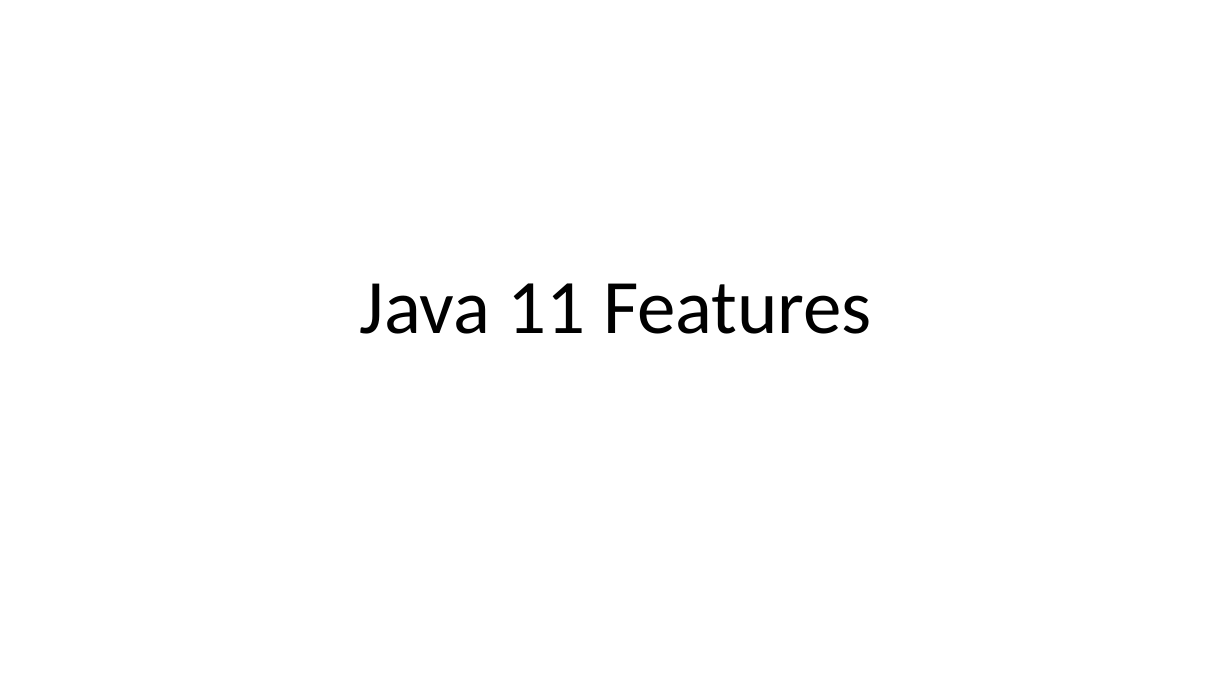
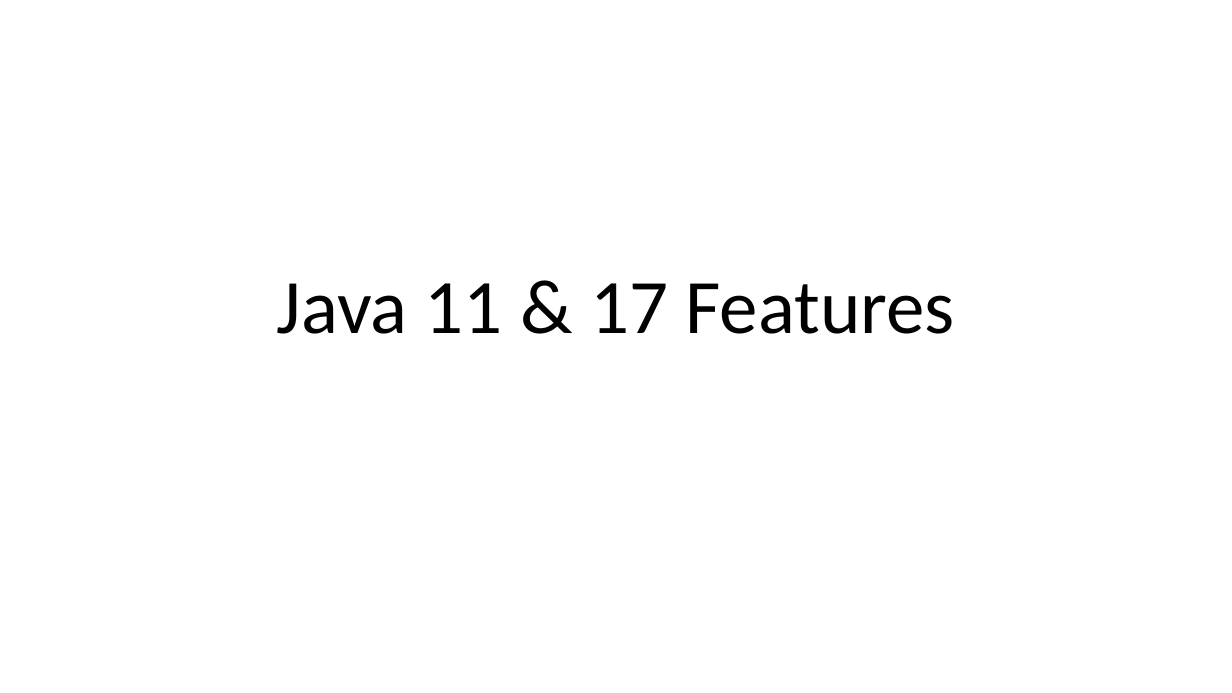
Before and after one commit to techelly/gladvancejavatraining, a slide deck: slide 1 of content/Java 11 Features.pptx. Drawn at 1232x693 pixels with LibreOffice and Linux fonts; fonts in the diff are those of the drawing. Boxes give left, top, right and bottom in pixels: in the first picture for what was removed or moved away, otherwise in the second. Text is boxed around its words. In the diff, an @@ line names an element or a change of style, - is before the commit and + after.

```diff
--- a/content/Java 11 Features.pptx
+++ b/content/Java 11 Features.pptx
@@ title at <box>277,283,955,334</box>: text changed @@
-Java 11 Features
+Java 11 & 17 Features
```
Also in this commit, not shown: 13 slides added, 36 other files.
